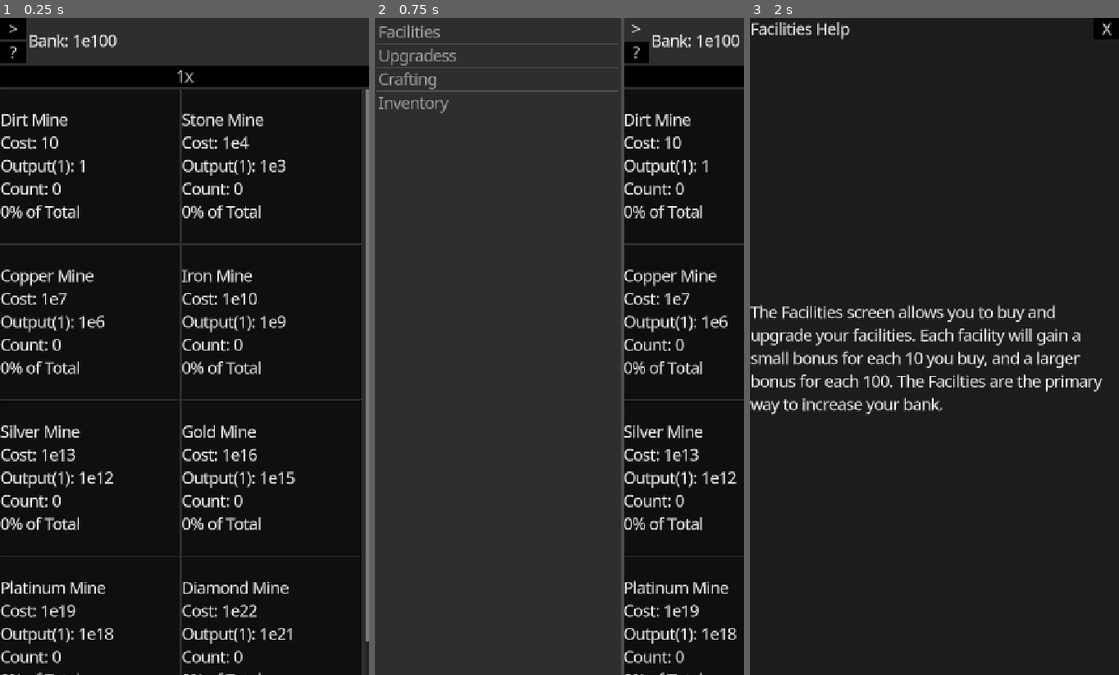
Above: before the commit, frames 1-3 (left to right).
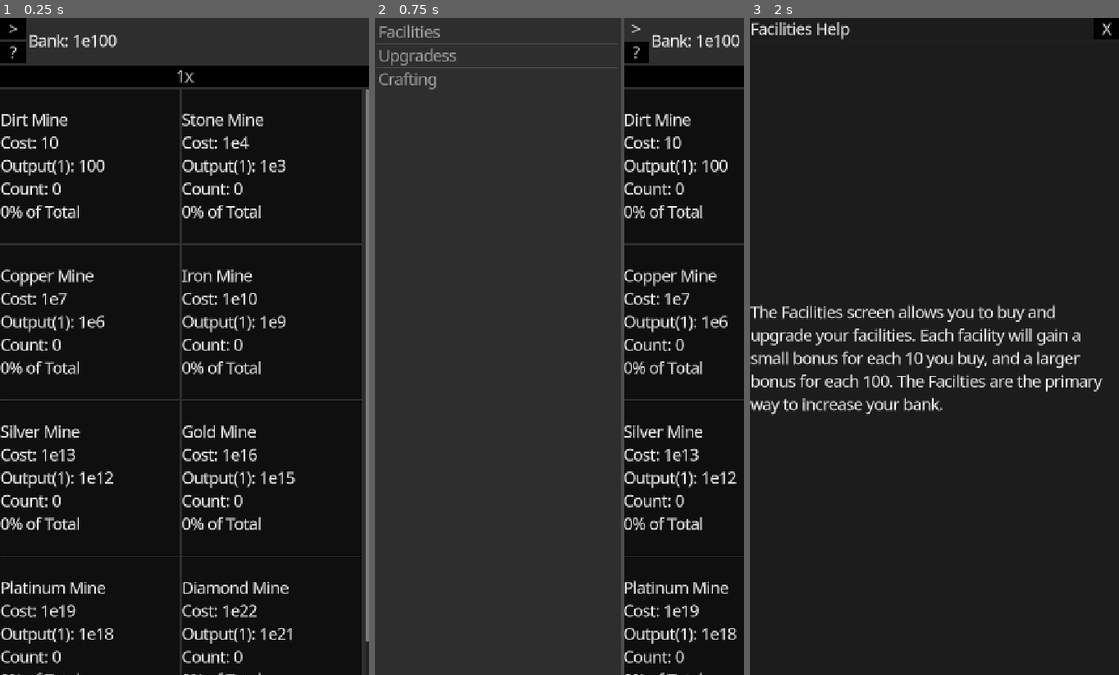
Above: after the commit, the same moments.

Repository: DylanBulfin/IncrementalGameP3
Game: Godot game, scene res://incremental_game.tscn
Two runs of this game, one before a commit and one after it. Both use one fixed random seed, a clock stepped at 60 frames per second and the inputs below.
Inputs:
- Up to frame 1 (0.25 s): no input
- Up to frame 2 (0.75 s): click ">" at 0.5 s
- Up to frame 3 (2 s): click "?" at 1.25 s

The runs differ from the first frame. In frame 1, less than 0.1% of the frame differs, in the area x 23-29%, y 21-24%; in frame 2, 0.4%, in the area x 0-96%, y 11-24%; in frame 3, nothing differs.

Commit message:
Fill out materials some more

Diff:
--- a/resources/entities/facility.gd
+++ b/resources/entities/facility.gd
@@ -18,6 +18,7 @@
 [Upgrade.UpgradeType.AllFacilityOutput]
 @export var cost_upgrade_types: Array[Upgrade.UpgradeType] = \
 [Upgrade.UpgradeType.AllFacilityCost]
+@export var output_material_types: Array[int]
 var percent: float = 0.0 # Percentage of output this facility makes up
 
 # Multipliers from various systems
@@ -36,7 +37,10 @@
 		.reduce(func(acc: float, next: float) -> float: return acc * next)
 
 var materials_multi: float:
-	get: return 1.0 # TODO Fix this when crafting implemented
+	get: return output_material_types\
+		.map(func(m: int) -> float: return State.materials[m].facility_multiplier)\
+		.reduce(func(acc: float, next: float) -> float: return acc * next)\
+		if len(output_material_types) > 0 else 1.0
 
 var cost_count_multi: float:
 	get: return cost_ratio ** count
--- a/resources/entities/material.gd
+++ b/resources/entities/material.gd
@@ -12,10 +12,12 @@
 
 # -1 means N/A
 @export var input_material1_id: int = -1
+@export var input_material1_count: float = 0
+
 @export var input_material2_id: int = -1
+@export var input_material2_count: float = 0
 
-@export var input_material1_count: float = 0
-@export var input_material2_count: float = 0
+@export var facility_multiplier = 100.0
 
 var time_cost: float:
 	get: return base_time_cost / State.cspeed
--- a/resources/game_data.tres
+++ b/resources/game_data.tres
@@ -17,6 +17,7 @@
 hundreds_multi = 20.0
 output_upgrade_types = Array[int]([8, 0])
 cost_upgrade_types = Array[int]([9])
+output_material_types = Array[int]([2])
 metadata/_custom_type_script = "uid://bskj18fydavuw"
 
 [sub_resource type="Resource" id="Resource_yqm58"]
@@ -30,6 +31,7 @@
 hundreds_multi = 20.0
 output_upgrade_types = Array[int]([8, 1])
 cost_upgrade_types = Array[int]([9])
+output_material_types = Array[int]([])
 metadata/_custom_type_script = "uid://bskj18fydavuw"
 
 [sub_resource type="Resource" id="Resource_raoho"]
@@ -43,6 +45,7 @@
 hundreds_multi = 20.0
 output_upgrade_types = Array[int]([8, 2])
 cost_upgrade_types = Array[int]([9])
+output_material_types = Array[int]([])
 metadata/_custom_type_script = "uid://bskj18fydavuw"
 
 [sub_resource type="Resource" id="Resource_2r4qd"]
@@ -56,6 +59,7 @@
 hundreds_multi = 20.0
 output_upgrade_types = Array[int]([8, 3])
 cost_upgrade_types = Array[int]([9])
+output_material_types = Array[int]([])
 metadata/_custom_type_script = "uid://bskj18fydavuw"
 
 [sub_resource type="Resource" id="Resource_4oi1i"]
@@ -69,6 +73,7 @@
 hundreds_multi = 20.0
 output_upgrade_types = Array[int]([8, 4])
 cost_upgrade_types = Array[int]([9])
+output_material_types = Array[int]([])
 metadata/_custom_type_script = "uid://bskj18fydavuw"
 
 [sub_resource type="Resource" id="Resource_e1k00"]
@@ -82,6 +87,7 @@
 hundreds_multi = 20.0
 output_upgrade_types = Array[int]([8, 5])
 cost_upgrade_types = Array[int]([9])
+output_material_types = Array[int]([])
 metadata/_custom_type_script = "uid://bskj18fydavuw"
 
 [sub_resource type="Resource" id="Resource_vt7lq"]
@@ -95,6 +101,7 @@
 hundreds_multi = 20.0
 output_upgrade_types = Array[int]([8, 6])
 cost_upgrade_types = Array[int]([9])
+output_material_types = Array[int]([])
 metadata/_custom_type_script = "uid://bskj18fydavuw"
 
 [sub_resource type="Resource" id="Resource_ws21c"]
@@ -108,18 +115,46 @@
 hundreds_multi = 20.0
 output_upgrade_types = Array[int]([8, 7])
 cost_upgrade_types = Array[int]([9])
+output_material_types = Array[int]([])
 metadata/_custom_type_script = "uid://bskj18fydavuw"
 
 [sub_resource type="Resource" id="Resource_qlxfl"]
 script = ExtResource("2_rolb0")
-title = "Gear"
-bank_cost = 1.0
+title = "Wood Gear"
+bank_cost = 10000.0
 base_time_cost = 1.0
 count = 0.0
 input_material1_id = -1
+input_material1_count = 0.0
 input_material2_id = -1
-input_material1_count = 0.0
 input_material2_count = 0.0
+facility_multiplier = 100.0
+metadata/_custom_type_script = "uid://quo18bf08mye"
+
+[sub_resource type="Resource" id="Resource_urygg"]
+script = ExtResource("2_rolb0")
+title = "Wood Motor"
+bank_cost = 1e+07
+base_time_cost = 10.0
+count = 0.0
+input_material1_id = 0
+input_material1_count = 10.0
+input_material2_id = -1
+input_material2_count = 0.0
+facility_multiplier = 100.0
+metadata/_custom_type_script = "uid://quo18bf08mye"
+
+[sub_resource type="Resource" id="Resource_22mxl"]
+script = ExtResource("2_rolb0")
+title = "Wood Robot"
+bank_cost = 1e+10
+base_time_cost = 100.0
+count = 0.0
+input_material1_id = 0
+input_material1_count = 100.0
+input_material2_id = 1
+input_material2_count = 10.0
+facility_multiplier = 100.0
 metadata/_custom_type_script = "uid://quo18bf08mye"
 
 [sub_resource type="Resource" id="Resource_j2wbb"]
@@ -139,15 +174,8 @@
 [sub_resource type="Resource" id="Resource_obpou"]
 script = ExtResource("3_rolb0")
 title = "Crafting"
-help_title = ""
-help_content = ""
-metadata/_custom_type_script = "uid://dvq252w1v2qpw"
-
-[sub_resource type="Resource" id="Resource_5qh7m"]
-script = ExtResource("3_rolb0")
-title = "Inventory"
-help_title = ""
-help_content = ""
+help_title = "Crafting Help"
+help_content = "In the crafting menu you can craft materials to help your facilities. Each recipe costs some amount from the bank, and potentially also some number of other materials. It also takes some time which you can reduce with the crafting speed upgrade. The Robot-type materials upgrade the corresponding facility with a 100x multiplier. "
 metadata/_custom_type_script = "uid://dvq252w1v2qpw"
 
 [sub_resource type="Resource" id="Resource_iqldt"]
@@ -273,7 +301,7 @@
 [resource]
 script = ExtResource("3_raoho")
 facilities = Array[ExtResource("1_yqm58")]([SubResource("Resource_rolb0"), SubResource("Resource_yqm58"), SubResource("Resource_raoho"), SubResource("Resource_2r4qd"), SubResource("Resource_4oi1i"), SubResource("Resource_e1k00"), SubResource("Resource_vt7lq"), SubResource("Resource_ws21c")])
-materials = Array[ExtResource("2_rolb0")]([SubResource("Resource_qlxfl")])
+materials = Array[ExtResource("2_rolb0")]([SubResource("Resource_qlxfl"), SubResource("Resource_urygg"), SubResource("Resource_22mxl")])
 upgrades = Array[ExtResource("4_2r4qd")]([SubResource("Resource_iqldt"), SubResource("Resource_rbntb"), SubResource("Re …(295 unchanged characters)…
-screens = Array[ExtResource("3_rolb0")]([SubResource("Resource_j2wbb"), SubResource("Resource_63f53"), SubResource("Resource_obpou"), SubResource("Resource_5qh7m")])
+screens = Array[ExtResource("3_rolb0")]([SubResource("Resource_j2wbb"), SubResource("Resource_63f53"), SubResource("Resource_obpou")])
 metadata/_custom_type_script = "uid://b3526uyrv3j5s"
--- a/scenes/components/material_button.gd
+++ b/scenes/components/material_button.gd
@@ -34,8 +34,8 @@
 	%MaterialLabel.text = str(
 		base.title, "\n",
 		"Bank Cost: ", Utils.format(base.bank_cost), "\n",
-		str("Material 1: ", Utils.format(base.input_material1_count), "x ", State.materials[base.input_material1_id].title, "\n") if base.input_material1_id != -1 else "",
-		str("Material 2: ", Utils.format(base.input_material2_count), "x ", State.materials[base.input_material2_id].title, "\n") if base.input_material2_id != -1 else "",
+		str(Utils.format(base.input_material1_count), "x ", State.materials[base.input_material1_id].title, "\n") if base.input_material1_id != -1 else "",
+		str(Utils.format(base.input_material2_count), "x ", State.materials[base.input_material2_id].title, "\n") if base.input_material2_id != -1 else "",
 		get_time_string(), "\n",
 		"Count: ", Utils.format(base.count)
 	)
--- a/scenes/screens/crafting_screen.gd
+++ b/scenes/screens/crafting_screen.gd
@@ -70,6 +70,14 @@
 	elif not is_active and is_queued and State.can_afford_material(active_recipe):
 		# We can afford another recipe, start it
 		init_tween()
+
+	if is_active:
+		# To update time remaining or current rate
+		update_text()
+
+func _input(event: InputEvent) -> void:
+	if State.on_normal_screen and self.visible and event.is_action_pressed("exit"):
+		cancel_recipe()
 
 func _on_pressed(button: BaseButton) -> void:
 	try_activate_recipe(button.base)
@@ -150,6 +158,6 @@
 	elif is_fast and is_active:
 		bot_text = str(last_rate, "/s total")
 	elif is_active:
-		bot_text = str(active_recipe.time_cost, "s")
+		bot_text = str(active_recipe.time_cost, "s (", Utils.format((100.0 - %ProgressBar.value) * 0.01 * active_recipe.time_cost), "s left)")
 
 	%ProgressBarLabel.text = str(top_text, "\n", bot_text)
--- a/scenes/screens/crafting_screen.tscn
+++ b/scenes/screens/crafting_screen.tscn
@@ -37,6 +37,7 @@
 
 [node name="StopCraftingButton" type="Button" parent="VBoxContainer"]
 unique_name_in_owner = true
+custom_minimum_size = Vector2(0, 75)
 layout_mode = 2
 text = "Stop Crafting"
 
--- a/scripts/popup_manager.gd
+++ b/scripts/popup_manager.gd
@@ -22,7 +22,9 @@
 func show_popup() -> void:
 	if not %PopupContainer.visible:
 		%PopupContainer.visible = true
+		State.on_normal_screen = false
 
 func hide_popup() -> void:
 	if %PopupContainer.visible:
 		%PopupContainer.visible = false
+		State.on_normal_screen = not %SideMenu.visible
--- a/scripts/screen_manager.gd
+++ b/scripts/screen_manager.gd
@@ -37,10 +37,12 @@
 func open_side_menu() -> void:
 	if not %SideMenu.visible:
 		%SideMenu.visible = true
+		State.on_normal_screen = false
 
 func close_side_menu() -> void:
 	if %SideMenu.visible:
 		%SideMenu.visible = false
+		State.on_normal_screen = not %PopupContainer.visible
 
 func switch_to_screen(id: int) -> void:
 	if curr_screen != id:
--- a/scripts/state.gd
+++ b/scripts/state.gd
@@ -27,6 +27,7 @@
 signal cspeed_changed(cspeed: float)
 
 var screens: Array[Screen]
+var on_normal_screen: bool = true
 
 var facilities: Array[Facility]
 func add_facility_count(id: int, count: int) -> void:
Not shown: 1 places in resources/game_data.tres that only renumber resources
